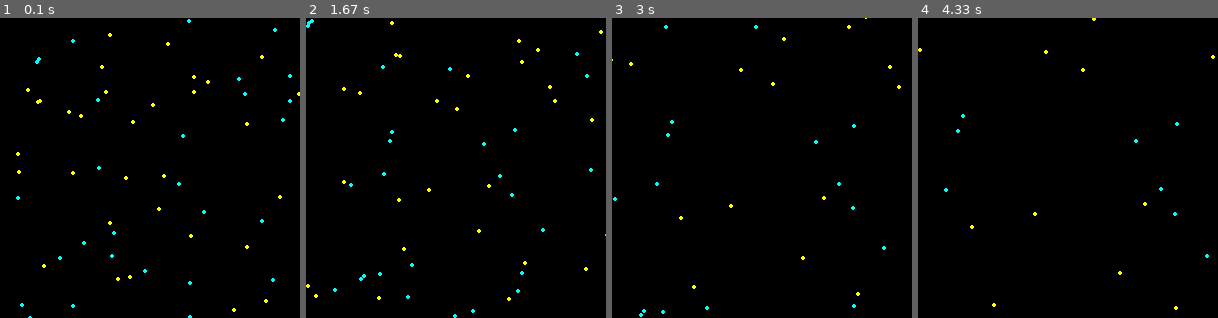
Above: before the commit, frames 1-4 (left to right).
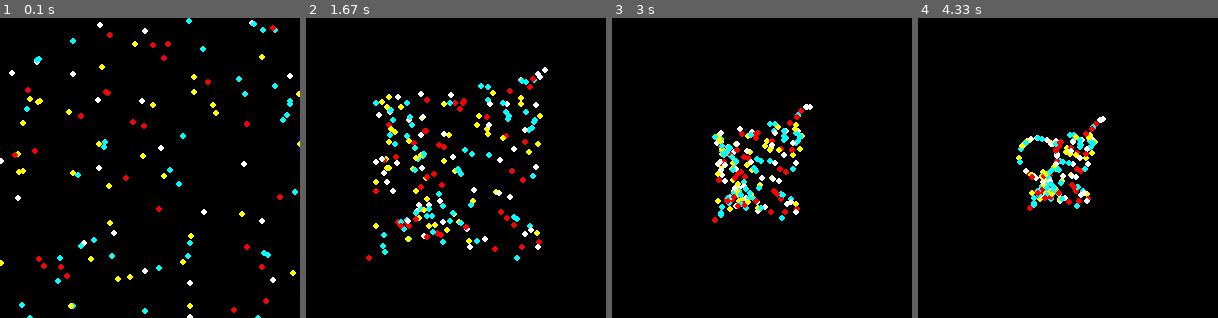
Above: after the commit, the same moments.

Repository: Nikhil-Singla/the-dev-dossier
Game: pygame game, started from game_dev/lifeSystemProgramming.py
Same seed, same stepped clock (60 frames per second), same inputs: the game is played once before the commit and once after it.
Inputs (mouse positions are in pixels of both pictures, inside the frame that each line leads up to):
- Up to frame 1 (0.1 s): no input
- Up to frame 2 (1.67 s): tap S at 0.33 s; click (486, 234) at 0.72 s; click (378, 57) at 1.05 s; click (459, 198) at 1.38 s
- Up to frame 3 (3 s): click (720, 105) at 1.72 s; click (825, 114) at 2.55 s; click (828, 93) at 2.88 s
- Up to frame 4 (4.33 s): tap S at 3.5, 4.23 s; press the mouse at (1134, 93) at 3.87 s; move the mouse to (1086, 126) at 3.97 s; release the mouse at (1038, 156) at 4.1 s; click (1173, 165) at 4.25 s

The runs differ from the first frame. In frame 1, 2.6% of the frame differs, in the area x 0-100%, y 0-100%; in frame 2, 5.4%; in frame 3, 4.0%; in frame 4, 3.0%.

Commit message:
Testing Parameters

Diff:
--- a/game_dev/lifeSystemProgramming.py
+++ b/game_dev/lifeSystemProgramming.py
@@ -30,10 +30,10 @@
 timer = pygame.time.Clock()                         ## Help run our game at 60 FPS
 
 list_P = []                 ## Empty array to store particles
-pushRadius = 10             ## Radius for mouse pushing
-particleCap = 100           ## Max Particle
-sizeCircle = 2              ## Size of the particles
-g = 0.0002                 ## Designated automatic gravity
+pushRadius = 20             ## Radius for mouse pushing
+particleCap = 200           ## Max Particle
+sizeCircle = 3              ## Size of the particles
+g = -0.0002                 ## Designated automatic gravity
 
 class funcTimer():
     def __init__(self):
@@ -134,7 +134,7 @@
                 pygame.draw.circle(screen, p.col, (p.x, p.y), sizeCircle) ## Draw the new points
 
     if len(list_P) < particleCap: ## Max Cap on particle count
-        list_P += create(int(particleCap/10), [yellow, aqua])
+        list_P += create(int(particleCap/10), [yellow, aqua, red, white])
 
     if moveFunc == True:
         if(runTimer.run(50)):
